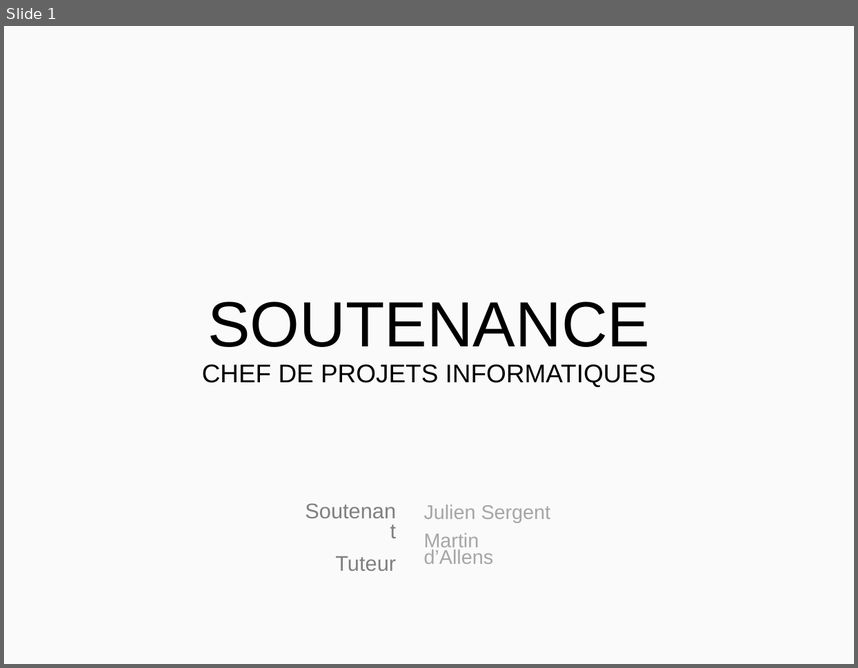
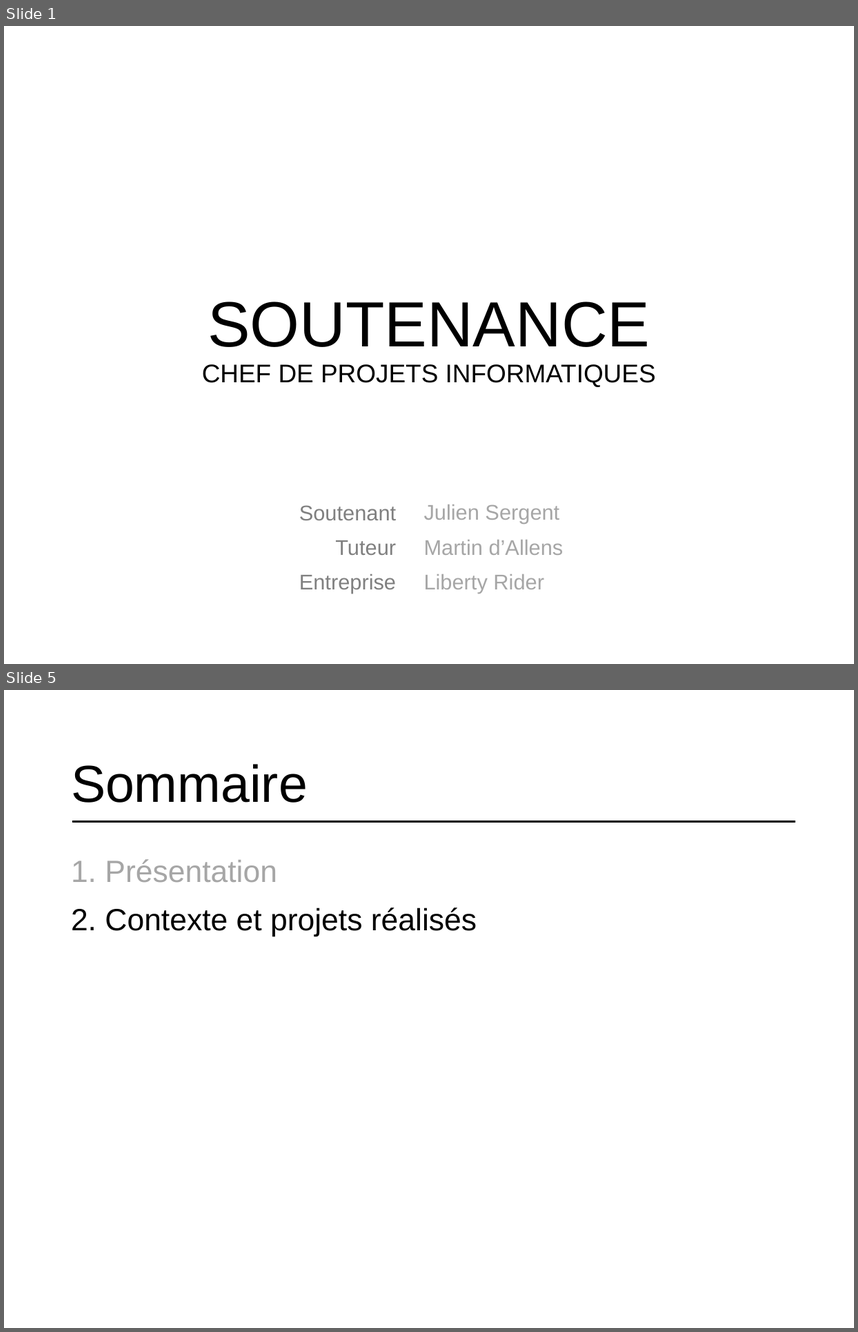
Before and after one commit to MadDeveloper/thesis, a slide deck: Présentation.pptx. Shown one above the other, each under a label of ours: slide 1 before the commit, slides 1 and 5 after it; the slides between them are not shown. The pictures are 858x668 and 858x1332 pixels, drawn with LibreOffice and Linux fonts; fonts in the diff are those of the drawing. Boxes give left, top, right and bottom in pixels: in the first picture for what was removed or moved away, otherwise in the second. Text is boxed around its words. In the diff, an @@ line names an element or a change of style, - is before the commit and + after.

```diff
--- a/Présentation.pptx
+++ b/Présentation.pptx
@@ slide 5 added at (4, 690, 854, 1328), background #FFFFFF @@
@@ title added at (71, 764, 308, 802), 44 pt, text #000000 @@
+Sommaire
@@ line added from (72, 822) to (795, 822), #000000 2 pt @@
@@ text added at (71, 859, 477, 937), 26 pt, text #000000 @@
+1. Présentation
+2. Contexte et projets réalisés
@@ slide 1 changed as well @@
@@ background #FAFAFA to #FFFFFF @@
@@ text "Soutenant": place and size @@
-text "Soutenant" at (335, 556, 396, 570)
+text "Soutenant" at (299, 505, 396, 593)
@@ text at (299, 505, 396, 555): line spacing 0.8 to 0.9 @@
@@ subtitle at (424, 504, 564, 555): size 16.8 to 18 pt in "Julien Sergent", "Martin d’Allens"; line spacing 0.7 to 0.9 @@
@@ text at (299, 573, 396, 593): paragraph added @@
+Entreprise
@@ subtitle at (424, 574, 544, 593): paragraph added @@
+Liberty Rider
```
Also in this commit, not shown: 13 other slides added, 1 slide removed, 3 other files.
